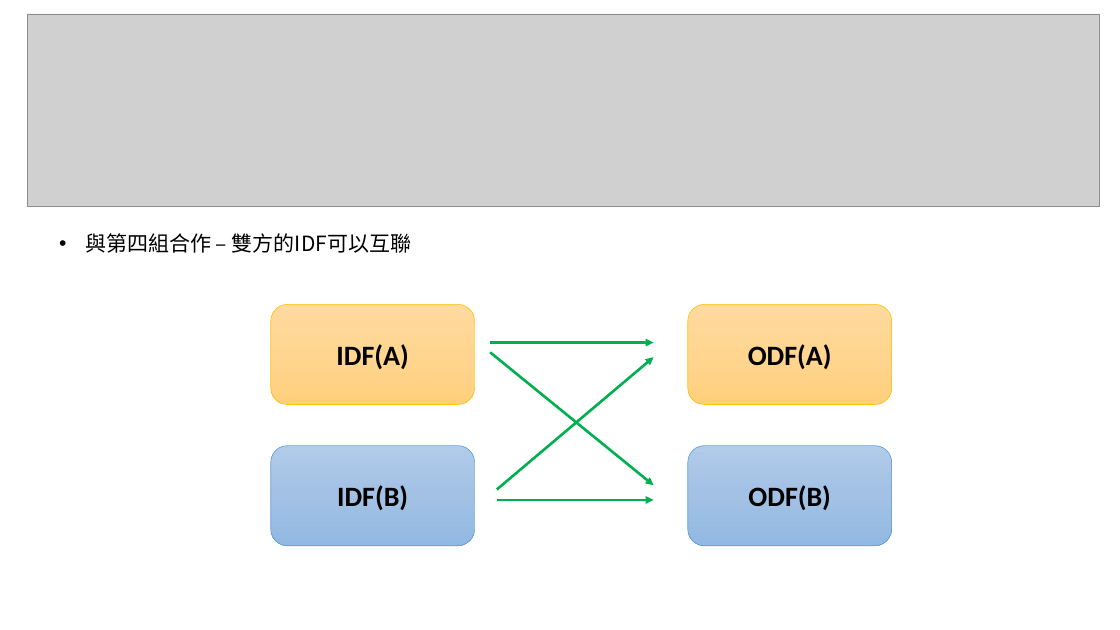
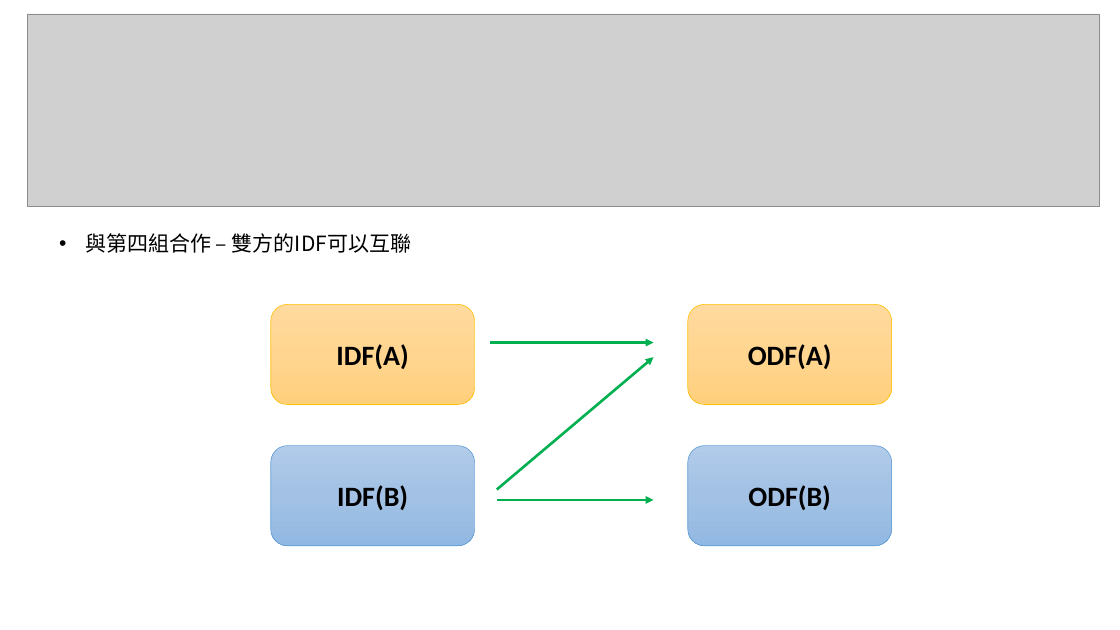
Before and after one commit to HardworkingSnowman/IoT_final, a slide deck: slide 4 of 報告.pptx. Drawn at 1120x630 pixels with LibreOffice and Linux fonts; fonts in the diff are those of the drawing; grey boxes stand for pictures. Boxes give left, top, right and bottom in pixels: in the first picture for what was removed or moved away, otherwise in the second. Text is boxed around its words. In the diff, an @@ line names an element or a change of style, - is before the commit and + after.

```diff
--- a/報告.pptx
+++ b/報告.pptx
@@ arrow removed from (490, 352) to (654, 486) @@
```
Also in this commit, not shown: 3 other files.
